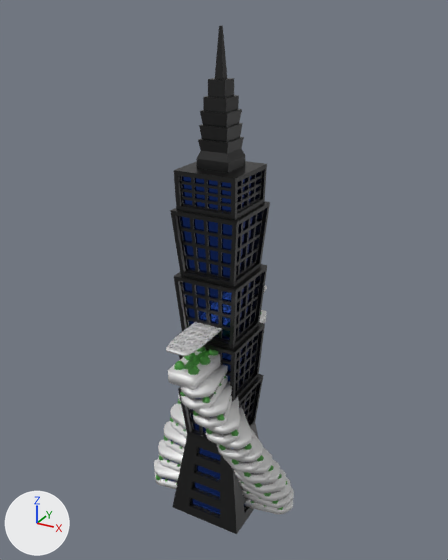
A saved change to the glTF model Edificio2.glb.
Before and after are seen from a 50 mm lens placed at (16.7, -30.0, 31.2), pointed at (-0.1, 0.5, 16.0). Arrows for +X, +Y and +Z are at lower left; the lights stay in place. Where no turn or scale is listed for an object, it has been applied to the vertices.

The first picture shows 'Arbustos', 'Estructura', 'Pisos1', 'Pisos2', 'Terraza', 'TerrazaTecho', 'Ventanas.001'.
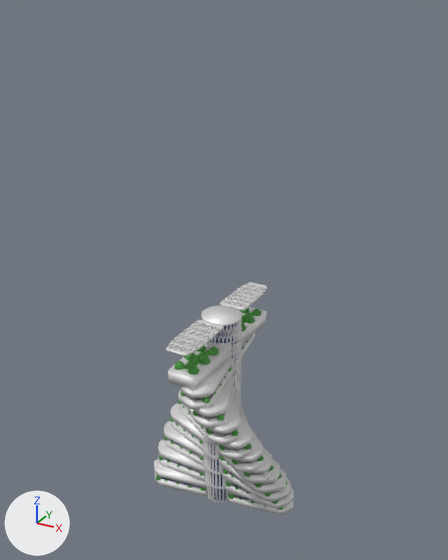
Commit message: Segundo arreglo edificio2

Location of each change, (x1, y1, x2, y2) in pixels of the pictures (448 x 560 px):
```json
{"object": "Estructura", "change": "deleted", "before": [170, 25, 270, 534]}
{"object": "Ventanas.001", "change": "deleted", "before": [180, 172, 261, 514], "on screen": "blue"}
{"object": "Centro", "change": "unchanged, uncovered by the edit", "after": [201, 305, 242, 503]}
```

Scene script edits in JSON lines:
```json
{"op": "remove", "block": "ob_estructura", "code": ["ob_estructura = bpy.data.objects.new('Estructura', me_cube_001)", "ob_estructura.location = (0.0, 0.0, 0.0)"]}
{"op": "remove", "block": "ob_ventanas_001", "code": ["ob_ventanas_001 = bpy.data.objects.new('Ventanas.001', me_cube_002)", "ob_ventanas_001.location = (0.0, 0.0, 0.0)"]}
```
